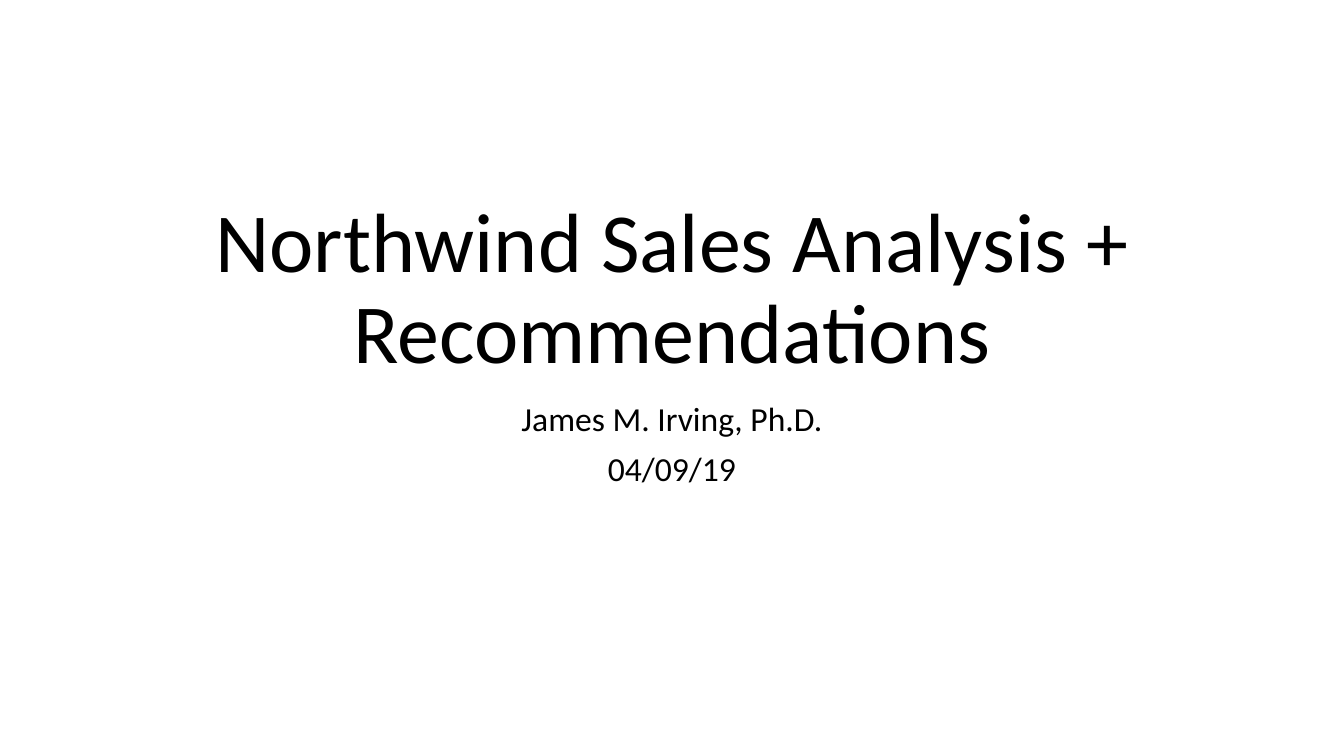
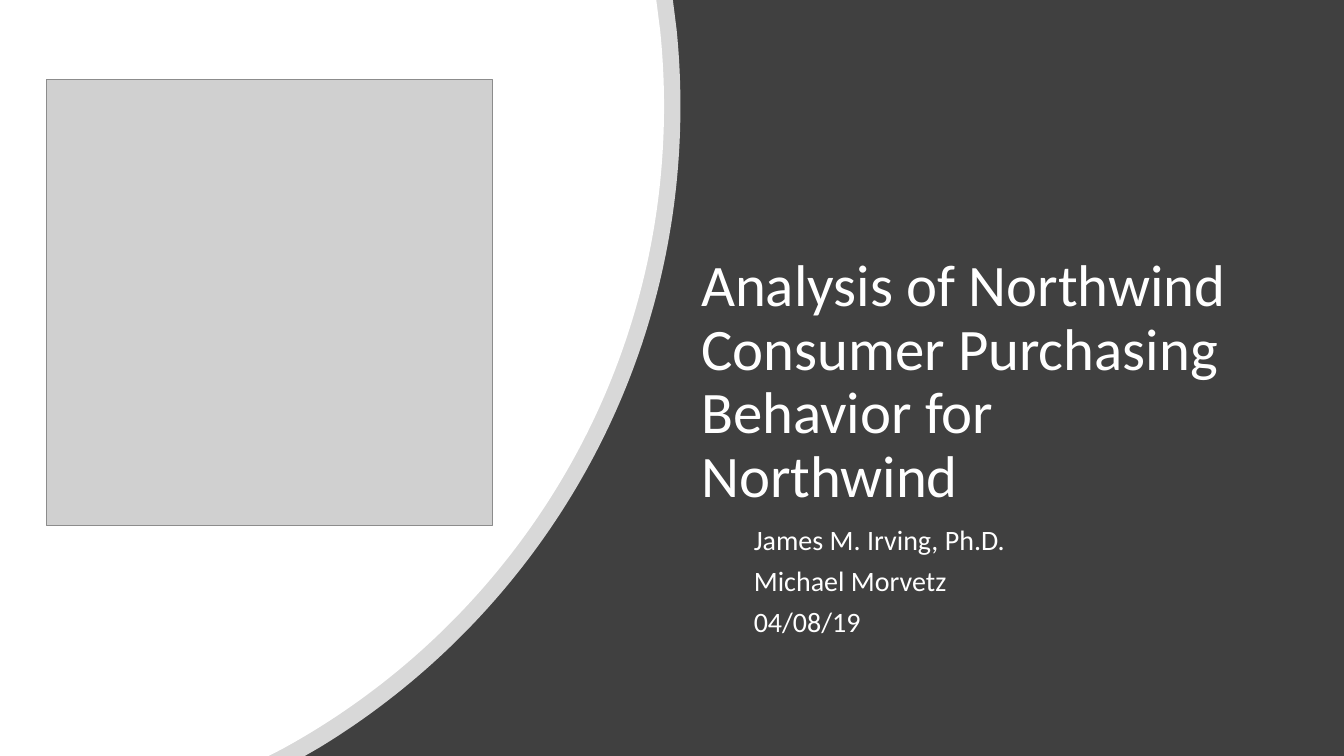
Before and after one commit to jirvingphd/dsc-2-final-project-online-ds-ft-021119, a slide deck: slide 1 of Northwind Sales Analysis + Recommendations.pptx. Drawn at 1344x756 pixels with LibreOffice and Linux fonts; fonts in the diff are those of the drawing; grey boxes stand for pictures. Boxes give left, top, right and bottom in pixels: in the first picture for what was removed or moved away, otherwise in the second. Text is boxed around its words. In the diff, an @@ line names an element or a change of style, - is before the commit and + after.

```diff
--- a/Northwind Sales Analysis + Recommendations.pptx
+++ b/Northwind Sales Analysis + Recommendations.pptx
@@ background #FFFFFF to #000000 @@
@@ rectangle added at (x1=0, y1=0, x2=1344, y2=756), fill #404040 @@
@@ freeform shape added at (x1=0, y1=0, x2=681, y2=756), fill #FFFFFF at 80% opacity @@
@@ freeform shape added at (x1=0, y1=0, x2=664, y2=756), fill #FFFFFF @@
@@ picture added at (x1=46, y1=80, x2=493, y2=526) @@
@@ title at (x1=701, y1=265, x2=1226, y2=498): text changed; size 60 to 42 pt; text colour #000000 to #FFFFFF @@
-Northwind Sales Analysis + Recommendations
+Analysis of Northwind Consumer Purchasing Behavior for Northwind
@@ subtitle "James M. Irving, Ph.D." moved from (x1=521, y1=407, x2=822, y2=483) to (x1=754, y1=530, x2=1005, y2=633) @@
@@ subtitle at (x1=754, y1=530, x2=1005, y2=555): size 24 to 20 pt, text colour #000000 to #FFFFFF in "James M. Irving, Ph.D."; alignment centre to left; line spacing 0.9 to 0.8 @@
@@ subtitle at (x1=754, y1=571, x2=946, y2=633): text changed; size 24 to 20 pt; text colour #000000 to #FFFFFF @@
-04/09/19
+Michael Morvetz
+04/08/19
```
Also in this commit, not shown: 3 other slides changed, 9 slides added, 4 slides removed, 49 other files.
